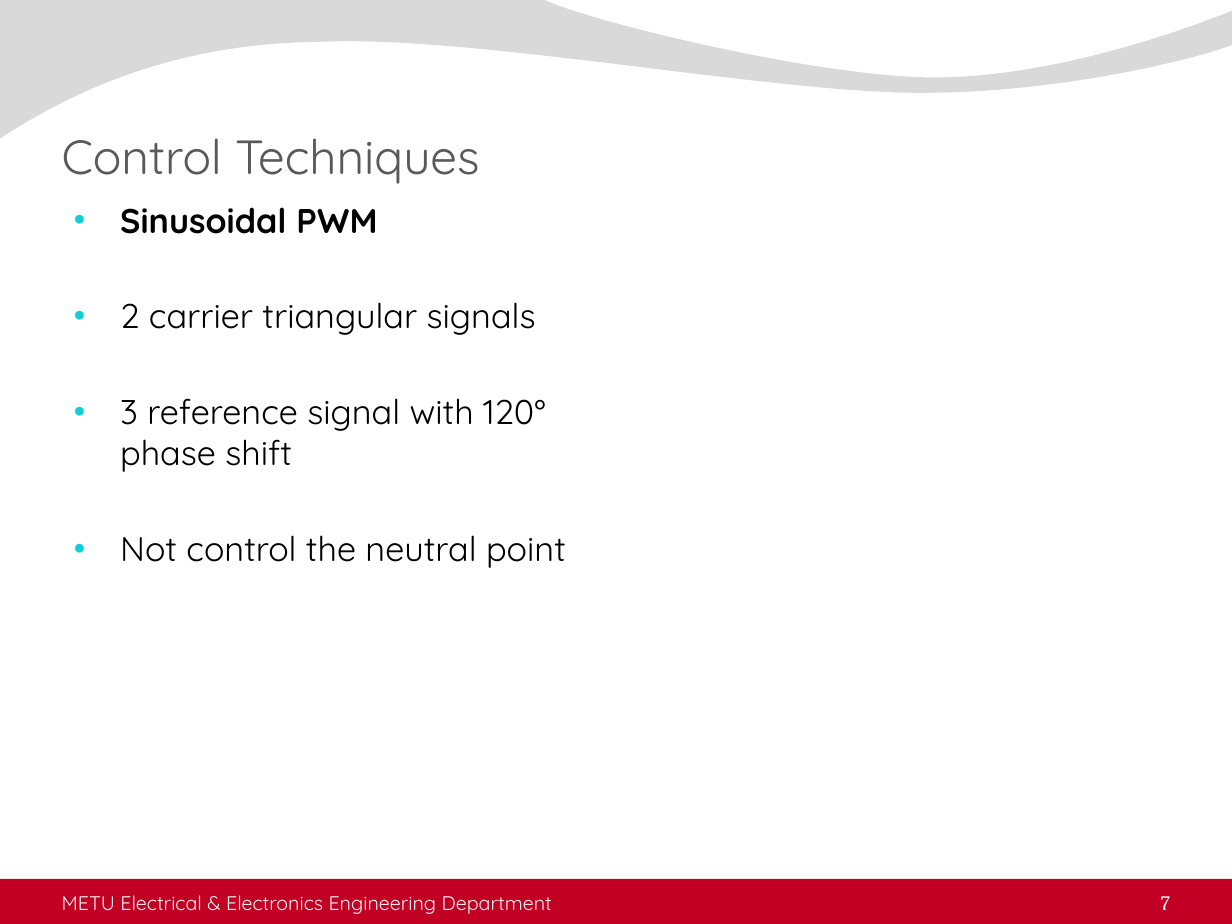
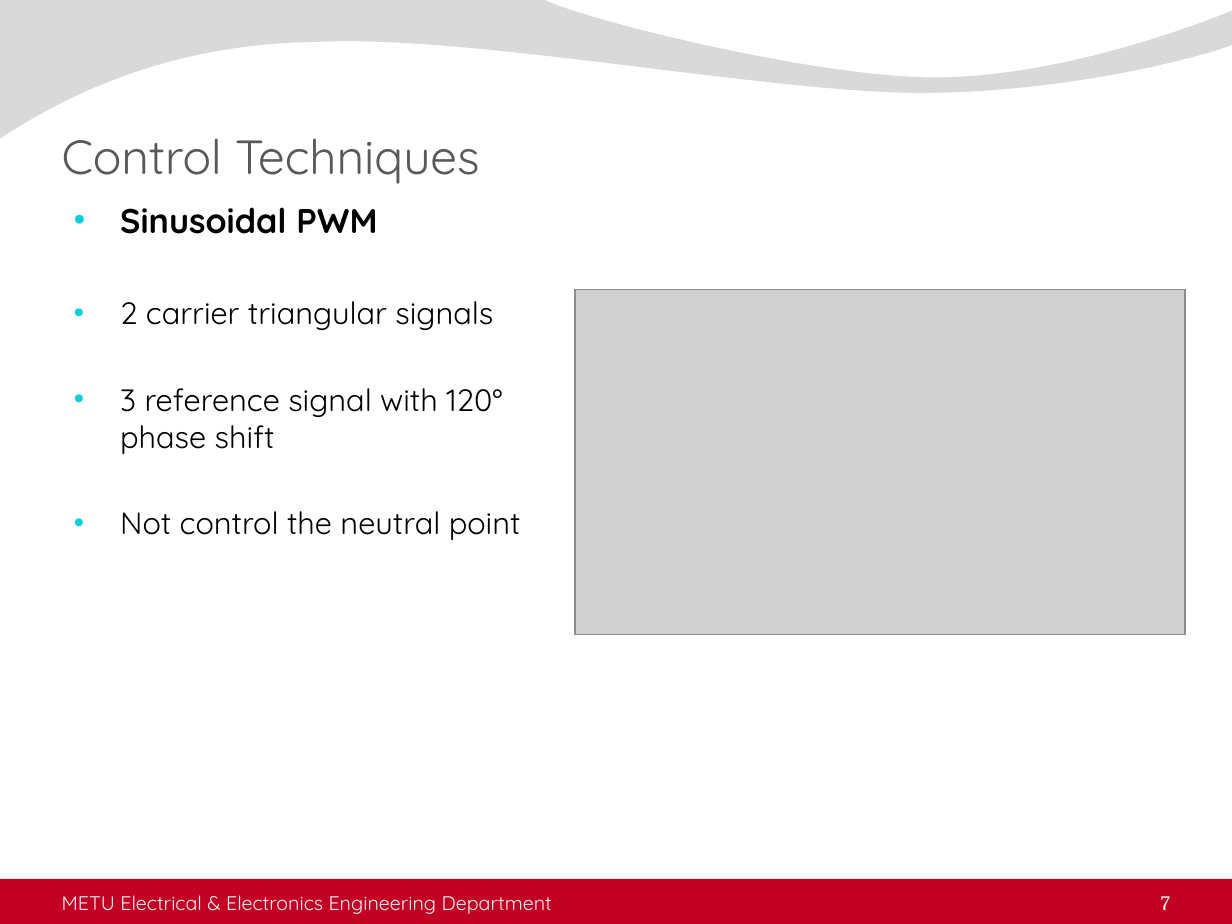
Before and after one commit to ahmetcan-akuz/Thesis, a slide deck: slide 7 of Seminar/metu_eee_seminar_presentation.pptx. Drawn at 1232x924 pixels with LibreOffice and Linux fonts; fonts in the diff are those of the drawing; grey boxes stand for pictures; background and template pictures are left out. Boxes give left, top, right and bottom in pixels: in the first picture for what was removed or moved away, otherwise in the second. Text is boxed around its words. In the diff, an @@ line names an element or a change of style, - is before the commit and + after.

```diff
--- a/Seminar/metu_eee_seminar_presentation.pptx
+++ b/Seminar/metu_eee_seminar_presentation.pptx
@@ picture added at (x1=575, y1=290, x2=1185, y2=634) @@
@@ text at (x1=120, y1=301, x2=521, y2=540): size 20 to 18 pt in "2 carrier triangular signals", "3 reference signal with 120° phase shift", "Not control the neutral point" @@
```
Also in this commit, not shown: 11 other slides changed, 1 slide added, 1 slide removed, 4 other files.
